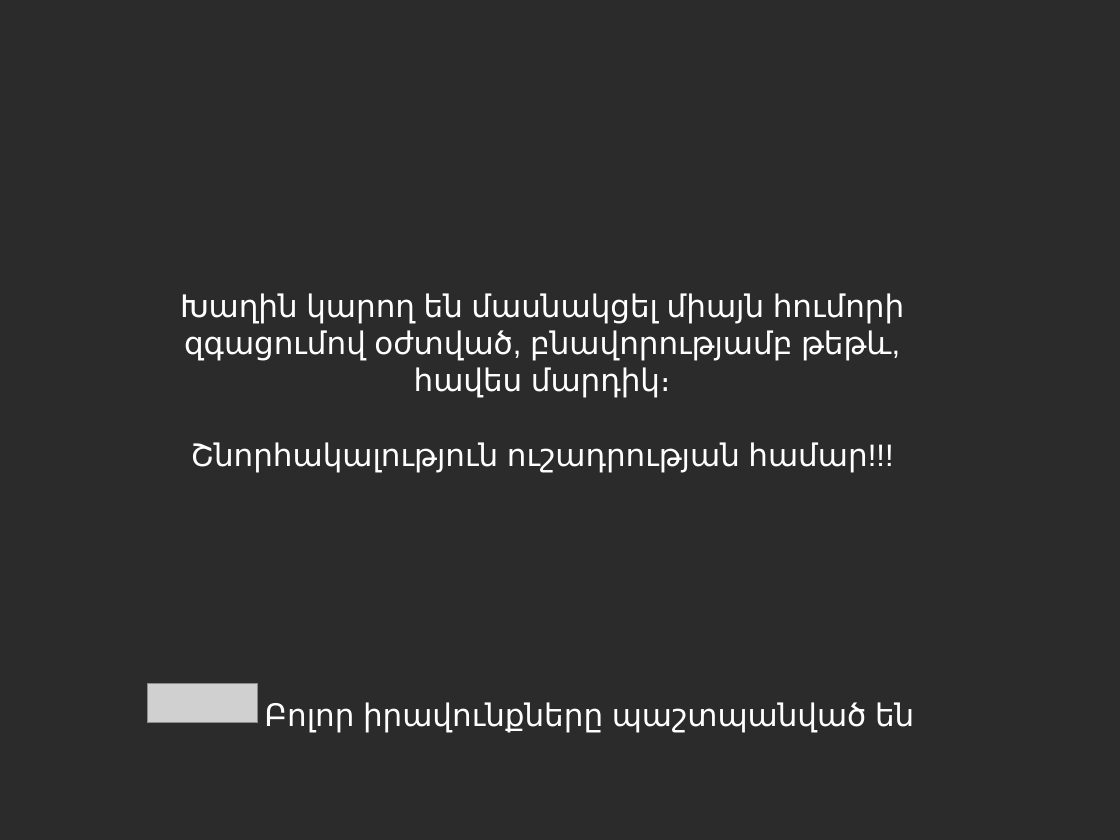
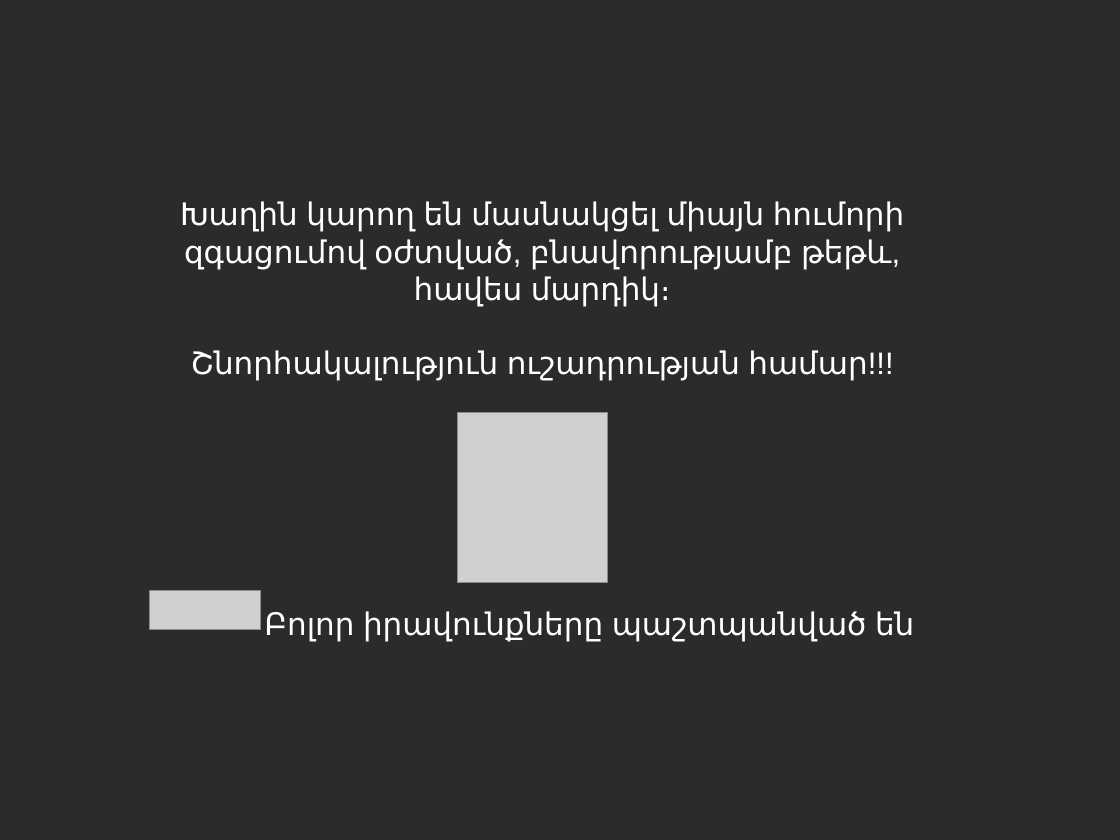
Before and after one commit to vanit-basic/instant_messenger, a slide deck: slide 28 of Documentation/Documentation.odp (slide 27 before the commit). Drawn at 1120x840 pixels with LibreOffice and Linux fonts; fonts in the diff are those of the drawing; grey boxes stand for pictures; background and template pictures are left out; a plain dark background stands for a picture behind light text. Boxes give left, top, right and bottom in pixels: in the first picture for what was removed or moved away, otherwise in the second. Text is boxed around its words. In the diff, an @@ line names an element or a change of style, - is before the commit and + after.

```diff
--- a/Documentation/Documentation.odp
+++ b/Documentation/Documentation.odp
@@ title "Խաղին կարող են մասնակցել միայն ...": place and size @@
-title "Խաղին կարող են մասնակցել միայն ..." at (180, 293, 914, 733)
+title "Խաղին կարող են մասնակցել միայն ..." at (180, 201, 914, 642)
@@ picture added at (457, 413, 608, 582) @@
@@ picture: place and size @@
-picture at (147, 684, 258, 723)
+picture at (149, 590, 260, 629)
```
Also in this commit, not shown: 1 other slide changed, 1 slide added.
